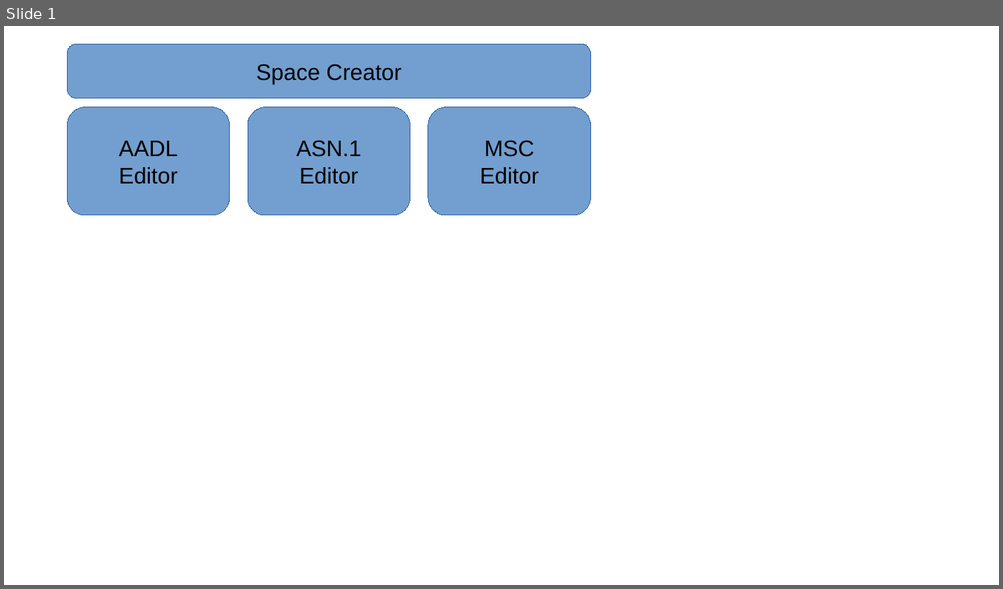
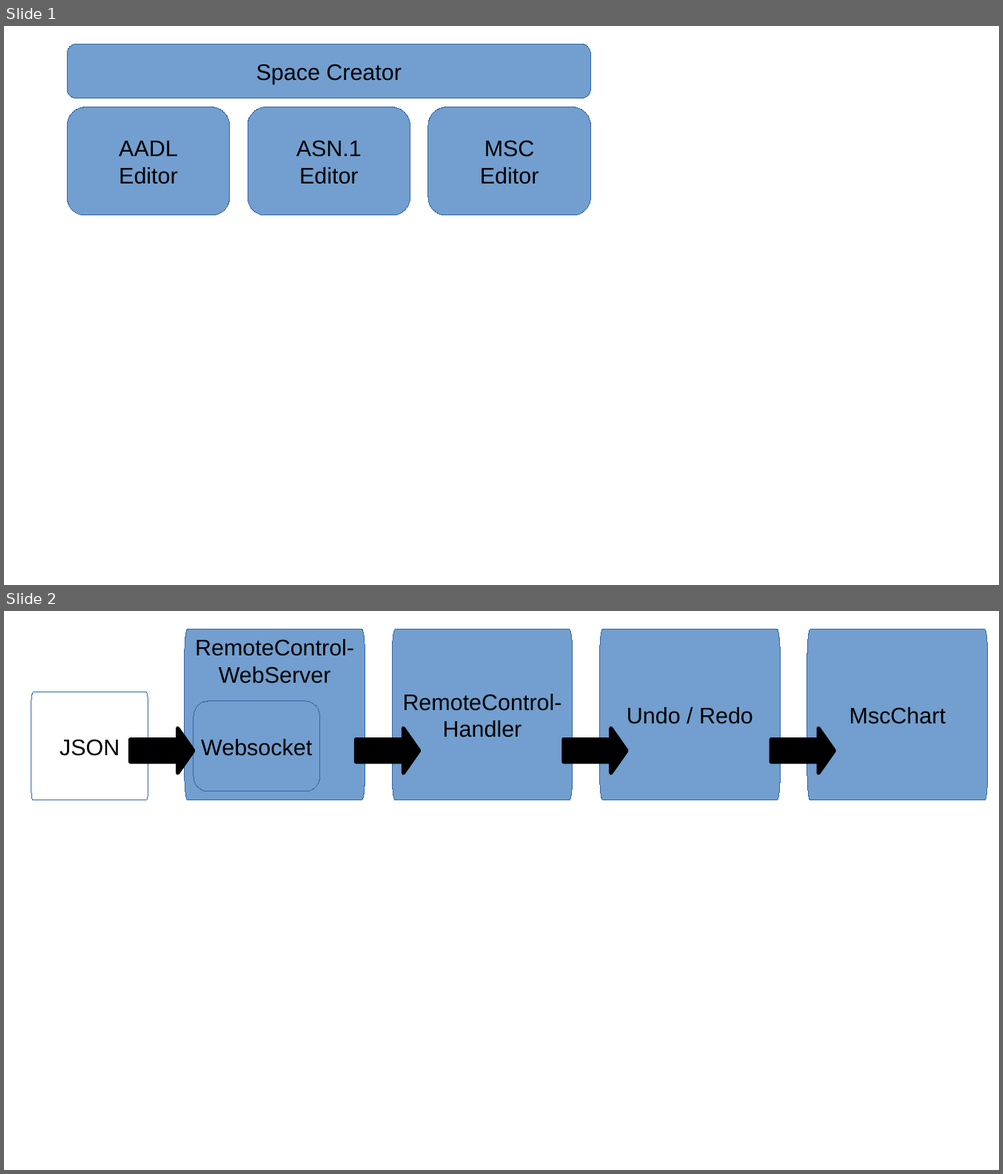
Before and after one commit to esa/spacecreator, a slide deck: doc/images/architecture_pics.pptx. Shown one above the other, each under a label of ours: slide 1 before the commit, slides 1 and 2 after it. The pictures are 1003x589 and 1003x1174 pixels, drawn with LibreOffice and Linux fonts; fonts in the diff are those of the drawing. Boxes give left, top, right and bottom in pixels: in the first picture for what was removed or moved away, otherwise in the second. Text is boxed around its words. In the diff, an @@ line names an element or a change of style, - is before the commit and + after.

```diff
--- a/doc/images/architecture_pics.pptx
+++ b/doc/images/architecture_pics.pptx
@@ slide 2 added at (x1=4, y1=611, x2=999, y2=1170), background #FFFFFF @@
@@ freeform shape added at (x1=185, y1=629, x2=365, y2=800), fill #729FCF, outline #3465A4 0.75 pt, 18 pt, text #000000 @@
+RemoteControl-
+WebServer
@@ freeform shape added at (x1=392, y1=629, x2=572, y2=800), fill #729FCF, outline #3465A4 0.75 pt, 18 pt, text #000000 @@
+RemoteControl-
+Handler
@@ freeform shape added at (x1=600, y1=629, x2=780, y2=800), fill #729FCF, outline #3465A4 0.75 pt, 18 pt, text #000000 @@
+Undo / Redo
@@ freeform shape added at (x1=807, y1=629, x2=987, y2=800), fill #729FCF, outline #3465A4 0.75 pt, 18 pt, text #000000 @@
+MscChart
@@ freeform shape added at (x1=31, y1=692, x2=148, y2=800), fill #FFFFFF, outline #3465A4 0.75 pt, 18 pt, text #000000 @@
+JSON
@@ freeform shape added at (x1=193, y1=701, x2=320, y2=792), fill #729FCF, outline #3465A4 0.75 pt, 18 pt, text #000000 @@
+Websocket
@@ freeform shape added at (x1=131, y1=729, x2=193, y2=774), fill #000000, outline #000000 3 pt @@
@@ freeform shape added at (x1=356, y1=729, x2=419, y2=774), fill #000000, outline #000000 3 pt @@
@@ freeform shape added at (x1=563, y1=729, x2=627, y2=774), fill #000000, outline #000000 3 pt @@
@@ freeform shape added at (x1=771, y1=729, x2=834, y2=774), fill #000000, outline #000000 3 pt @@
```
Also in this commit, not shown: 42 other files.
